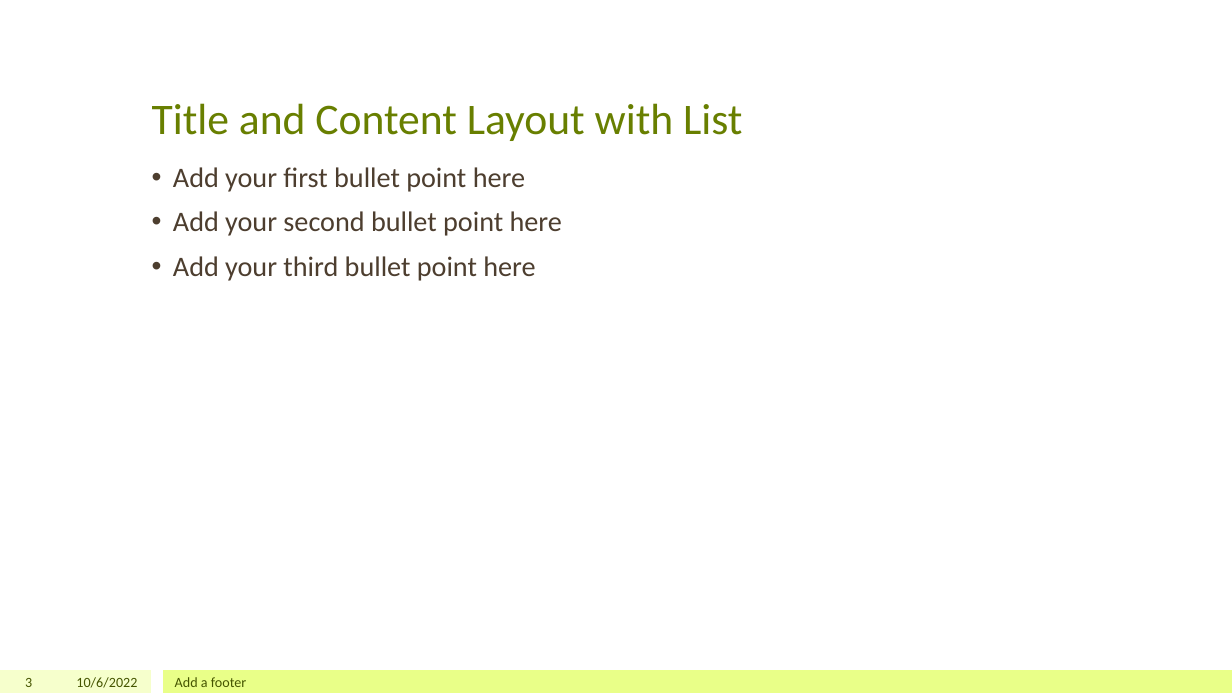
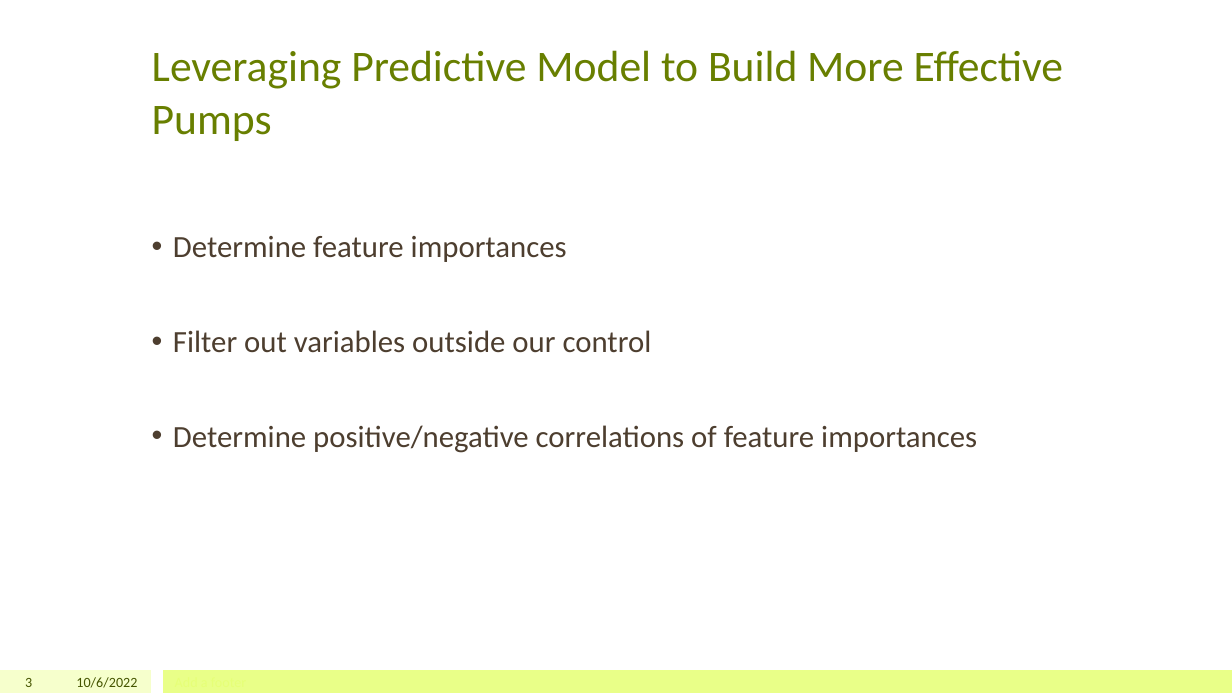
Before and after one commit to jeffreytoller/Project-3, a slide deck: slide 3 of A Data Science Approach to Maintaining Water Sources.pptx. Drawn at 1232x693 pixels with LibreOffice and Linux fonts; fonts in the diff are those of the drawing. Boxes give left, top, right and bottom in pixels: in the first picture for what was removed or moved away, otherwise in the second. Text is boxed around its words. In the diff, an @@ line names an element or a change of style, - is before the commit and + after.

```diff
--- a/A Data Science Approach to Maintaining Water Sources.pptx
+++ b/A Data Science Approach to Maintaining Water Sources.pptx
@@ title at <box>152,50,1064,141</box>: text changed @@
-Title and Content Layout with List
+Leveraging Predictive Model to Build More Effective Pumps
@@ text at <box>173,236,977,453</box>: text changed; size 22 to 24 pt @@
-• Add your first bullet point here
-• Add your second bullet point here
-• Add your third bullet point here
+• Determine feature importances
+• Filter out variables outside our control
+• Determine positive/negative correlations of feature importances
@@ text removed at <box>175,677,246,687</box> @@
-Add a footer
```
Also in this commit, not shown: 8 other slides changed, 2 slides added, 2 slides removed, 4 other files.
